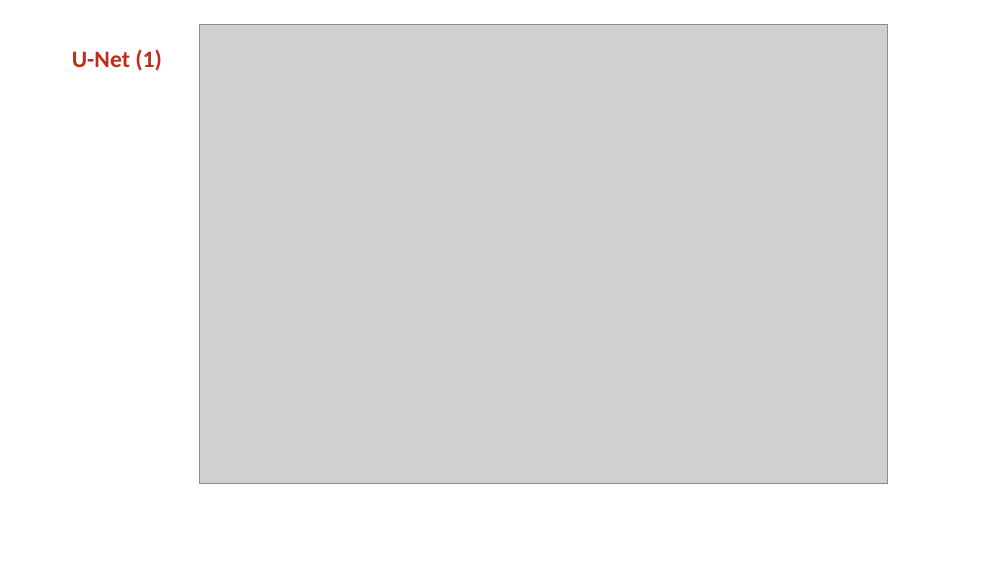
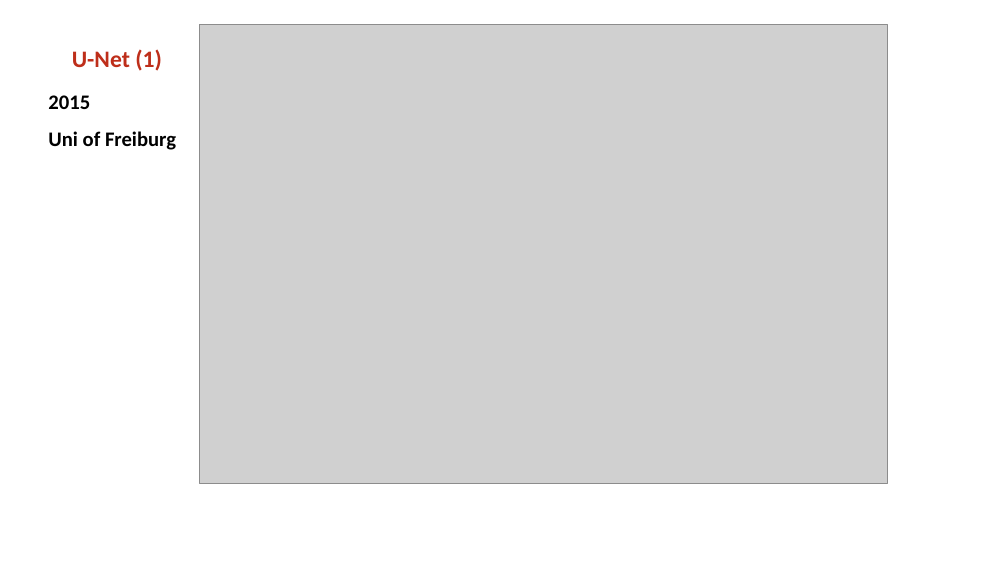
Before and after one commit to jeffluppes/ISMI2018, a slide deck: slide 9 of Project/Presentation/Mid_term_presentation.pptx. Drawn at 1008x567 pixels with LibreOffice and Linux fonts; fonts in the diff are those of the drawing; grey boxes stand for pictures; background and template pictures are left out. Boxes give left, top, right and bottom in pixels: in the first picture for what was removed or moved away, otherwise in the second. Text is boxed around its words. In the diff, an @@ line names an element or a change of style, - is before the commit and + after.

```diff
--- a/Project/Presentation/Mid_term_presentation.pptx
+++ b/Project/Presentation/Mid_term_presentation.pptx
@@ text added at (x1=48, y1=95, x2=176, y2=150), 28 pt, text #000000, bold @@
+  2015
+  Uni of Freiburg
```
Also in this commit, not shown: 2 other slides changed.
